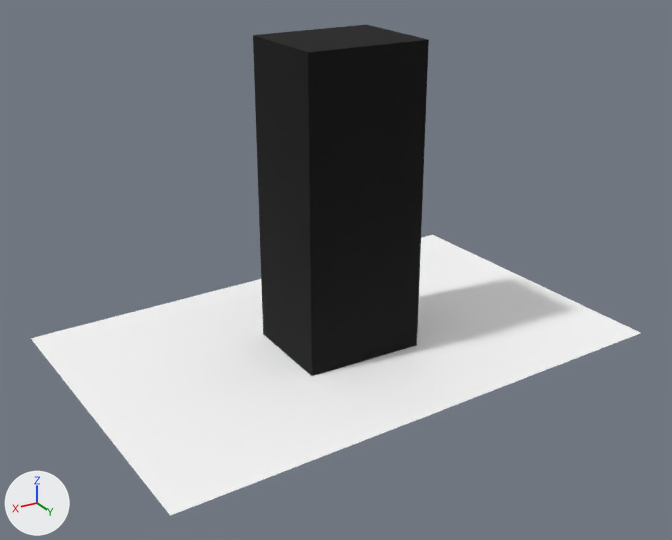
The glTF model public/twins/chatt/models/the-republic-centre.glb: old version first, new version second.
The view is the same before and after, from a camera (50 mm lens) standing at (132.8, 219.9, 132.2) and looking at (5.1, 7.1, 25.8). The axes (+X, +Y, +Z) are drawn at lower left. The lights are the same throughout. The picture after the commit comes second. Where no turn or scale is listed for an object, it has been applied to the vertices. Vertices at exactly the same position are counted once.
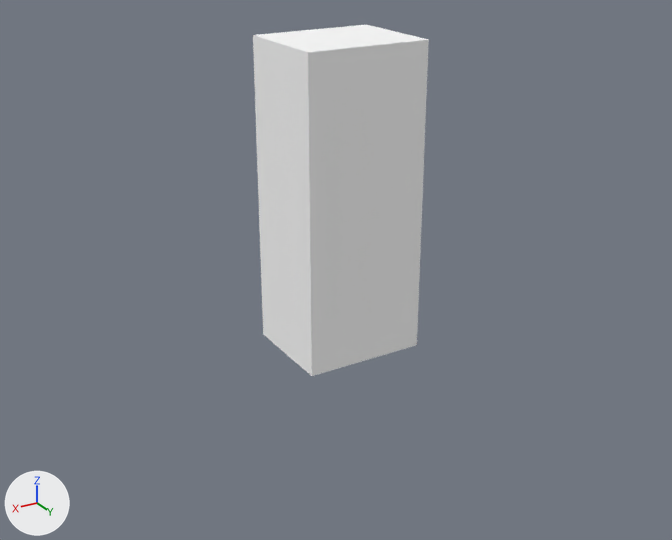
Where the newer file only moved an object's origin or applied its transform, the numbers keep the older frame.

Changed parts and their boxes (x1, y1, x2, y2) in the pictures (672 x 540 px; the box of a moved part takes in the faces that stretch with it):
'Mesh_0', reshaped (71% narrower, 28% shorter): before (31, 25, 640, 516); after (253, 25, 429, 376)
part 1 of me_mesh_0, deleted: before (31, 235, 640, 516)
part 2 of me_mesh_0, moved or reshaped: (312, 40, 429, 376) in both
part 3 of me_mesh_0, surface changed (black to grey): (253, 25, 428, 376) in both

The edits, one by one:
me_mesh_0 is used by ob_mesh_0; location (0.4, 0.1, 45.5).
me_mesh_0 had 31 vertices, 36 faces and spanned x -82.0..82.0, y -55.0..56.0, z -45.0..45.0.
me_mesh_0 now has 28 vertices, 36 faces and spans x -17.0..19.0, y -13.0..18.0, z -45.0..45.0.
me_mesh_0 part 1: the loose piece of 4 vertices spanning x -82.0..82.0, y -55.0..56.0, z -45.0 is deleted.
Part 2, on me_mesh_0:
21 faces are deleted.
2 vertices move within x -17.0, y 18.0, z -45.0.
1 vertex is added at (-17.0, 18.0, -45.0).
23 new faces join them.
me_mesh_0 part 3: 9 kept faces spanning x -17.0..19.0, y -13.0..18.0, z -45.0..45.0 get new texture (UV) coordinates.
